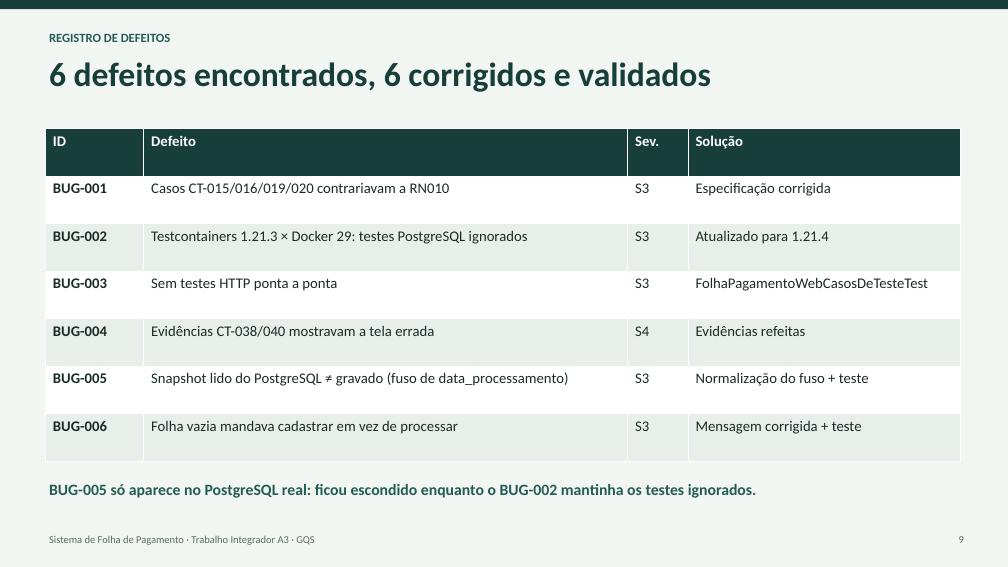
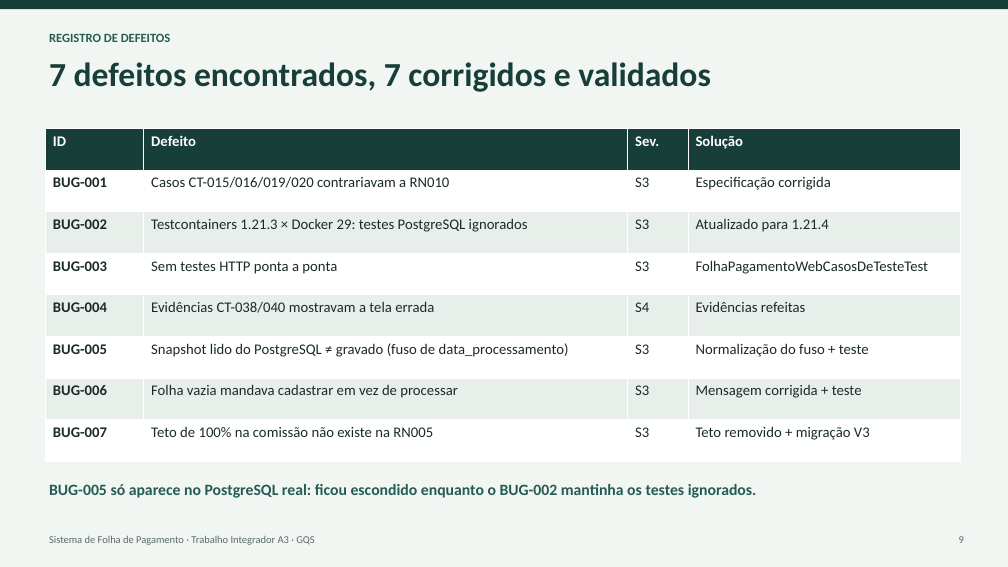
Before and after one commit to aruwer/FolhaPagamento, a slide deck: slide 9 of 11_Apresentacao/Apresentacao_A3_FolhaPagamento.pptx. Drawn at 1008x567 pixels with LibreOffice and Linux fonts; fonts in the diff are those of the drawing. Boxes give left, top, right and bottom in pixels: in the first picture for what was removed or moved away, otherwise in the second. Text is boxed around its words. In the diff, an @@ line names an element or a change of style, - is before the commit and + after.

```diff
--- a/11_Apresentacao/Apresentacao_A3_FolhaPagamento.pptx
+++ b/11_Apresentacao/Apresentacao_A3_FolhaPagamento.pptx
@@ text at bbox=[49, 62, 711, 92]: text changed @@
-6 defeitos encontrados, 6 corrigidos e validados
+7 defeitos encontrados, 7 corrigidos e validados
@@ table at bbox=[45, 129, 960, 461] @@
+row 8: BUG-007 | Teto de 100% na comissão não existe na RN005 | S3 | Teto removido + migração V3
```
Also in this commit, not shown: 3 other slides changed, 9 other files.
